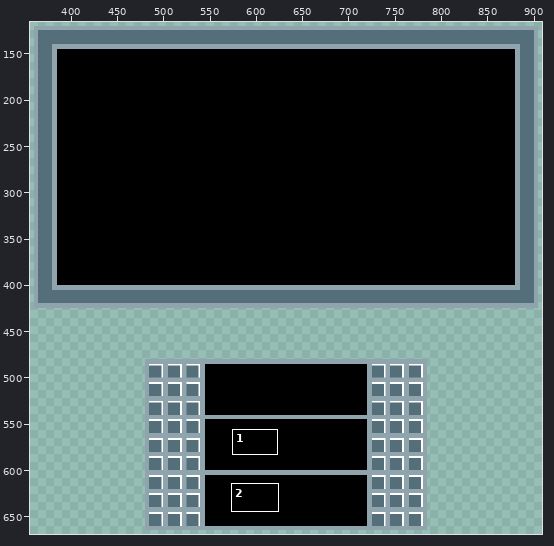
File history of a pixel-art file, Imagen/Menus/Asprite/charselect.aseprite. Above: a wide view before the commit, with the close-up outlined.
Close-up. Earlier state:
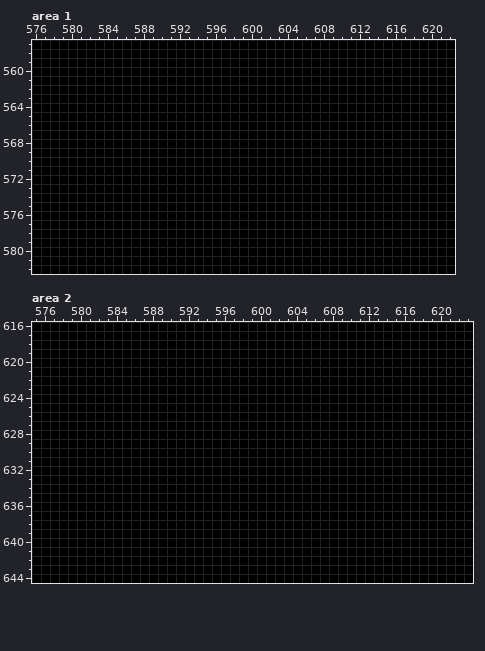
1280x720 pixels, 1 frame. Shown: area 1: x 576..622, y 557..582; area 2: x 575..623, y 616..644. The wide view leaves out empty margins. The commit also changed other parts of the picture, which this record leaves out.
After the commit:
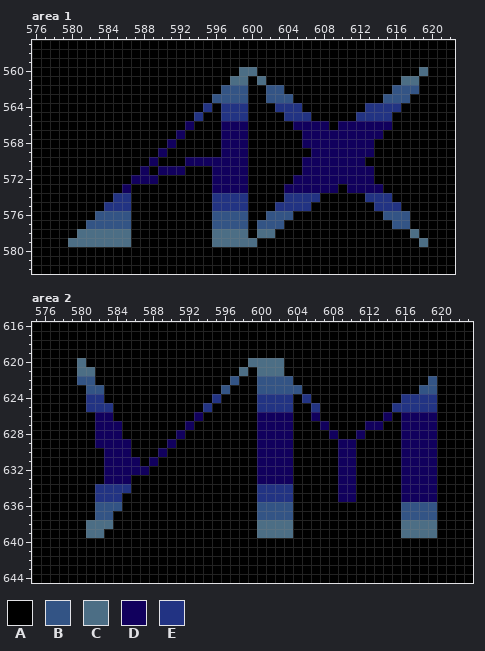
Palette (. is transparent): A #000000  B #335485  C #4c6e85  D #11005d  E #223383
The exact change:
layer "Letras" opacity 52% added
Area 1, layer "Letras":
y 560: x 599..600 AA -> CC; x 619 A -> C
y 561: x 598..599 AA -> CC; x 601 A -> C; x 617..618 AA -> CC
y 562: x 597..599 AAA -> BBB; x 602..603 AA -> BB; x 616..618 AAA -> BBB
y 563: x 596..599 AAAA -> BBBB; x 602..604 AAA -> BBB; x 615..617 AAA -> BBB
y 564: x 595 A -> E; x 597..599 AAA -> EEE; x 603..605 AAA -> EEE; x 613..616 AAAA -> EEEE
y 565: x 594 A -> E; x 597..599 AAA -> EEE; x 604..606 AAA -> EEE; x 612..615 AAAA -> EEEE
y 566: x 593 A -> D; x 597..599 AAA -> DDD; x 605..608 AAAA -> DDDD; x 610..615 AAAAAA -> DDDDDD
y 567: x 592 A -> D; x 597..599 AAA -> DDD; x 606..614 AAAAAAAAA -> DDDDDDDDD
y 568: x 591 A -> D; x 597..599 AAA -> DDD; x 606..613 AAAAAAAA -> DDDDDDDD
y 569: x 590 A -> D; x 597..599 AAA -> DDD; x 607..613 AAAAAAA -> DDDDDDD
y 570: x 589 A -> D; x 593..599 AAAAAAA -> DDDDDDD; x 606..612 AAAAAAA -> DDDDDDD
y 571: x 588 A -> D; x 590..592 AAA -> DDD; x 596..599 AAAA -> DDDD; x 606..613 AAAAAAAA -> DDDDDDDD
y 572: x 587..589 AAA -> DDD; x 596..599 AAAA -> DDDD; x 605..613 AAAAAAAAA -> DDDDDDDDD
y 573: x 586 A -> D; x 596..599 AAAA -> DDDD; x 604..609 AAAAAA -> DDDDDD; x 611..614 AAAA -> DDDD
y 574: x 585..586 AA -> EE; x 596..599 AAAA -> EEEE; x 604..607 AAAA -> EEEE; x 613..615 AAA -> EEE
y 575: x 584..586 AAA -> EEE; x 596..599 AAAA -> EEEE; x 603..606 AAAA -> EEEE; x 614..616 AAA -> EEE
y 576: x 583..586 AAAA -> BBBB; x 596..599 AAAA -> BBBB; x 602..604 AAA -> BBB; x 615..617 AAA -> BBB
y 577: x 582..586 AAAAA -> BBBBB; x 596..599 AAAA -> BBBB; x 601..603 AAA -> BBB; x 616..617 AA -> BB
y 578: x 581..586 AAAAAA -> CCCCCC; x 596..599 AAAA -> CCCC; x 601..602 AA -> CC; x 618 A -> C
y 579: x 580..586 AAAAAAA -> CCCCCCC; x 596..600 AAAAA -> CCCCC; x 619 A -> C
Area 2, layer "Letras":
y 620: x 580 A -> C; x 599..602 AAAA -> CCCC
y 621: x 580..581 AA -> CC; x 598 A -> C; x 600..602 AAA -> CCC
y 622: x 580..581 AA -> BB; x 597 A -> B; x 600..603 AAAA -> BBBB; x 619 A -> B
y 623: x 581..582 AA -> BB; x 596 A -> B; x 600..604 AAAAA -> BBBBB; x 618..619 AA -> BB
y 624: x 581..582 AA -> EE; x 595 A -> E; x 600..603 AAAA -> EEEE; x 605 A -> E; x 616..619 AAAA -> EEEE
y 625: x 581..583 AAA -> EEE; x 594 A -> E; x 600..603 AAAA -> EEEE; x 606 A -> E; x 615..619 AAAAA -> EEEEE
y 626: x 582..583 AA -> DD; x 593 A -> D; x 600..603 AAAA -> DDDD; x 606 A -> D; x 614 A -> D; x 616..619 AAAA -> DDDD
y 627: x 582..584 AAA -> DDD; x 592 A -> D; x 600..603 AAAA -> DDDD; x 607 A -> D; x 612..613 AA -> DD; x 616..619 AAAA -> DDDD
y 628: x 582..584 AAA -> DDD; x 591 A -> D; x 600..603 AAAA -> DDDD; x 608 A -> D; x 611 A -> D; x 616..619 AAAA -> DDDD
y 629: x 582..585 AAAA -> DDDD; x 590 A -> D; x 600..603 AAAA -> DDDD; x 609..610 AA -> DD; x 616..619 AAAA -> DDDD
y 630: x 583..585 AAA -> DDD; x 589 A -> D; x 600..603 AAAA -> DDDD; x 609..610 AA -> DD; x 616..619 AAAA -> DDDD
y 631: x 583..586 AAAA -> DDDD; x 588 A -> D; x 600..603 AAAA -> DDDD; x 609..610 AA -> DD; x 616..619 AAAA -> DDDD
y 632: x 583..587 AAAAA -> DDDDD; x 600..603 AAAA -> DDDD; x 609..610 AA -> DD; x 616..619 AAAA -> DDDD
y 633: x 583..585 AAA -> DDD; x 600..603 AAAA -> DDDD; x 609..610 AA -> DD; x 616..619 AAAA -> DDDD
y 634: x 582..585 AAAA -> EEEE; x 600..603 AAAA -> EEEE; x 609..610 AA -> DD; x 616..619 AAAA -> DDDD
y 635: x 582..584 AAA -> EEE; x 600..603 AAAA -> EEEE; x 609..610 AA -> DD; x 616..619 AAAA -> DDDD
y 636: x 582..584 AAA -> BBB; x 600..603 AAAA -> BBBB; x 616..619 AAAA -> BBBB
y 637: x 582..583 AA -> BB; x 600..603 AAAA -> BBBB; x 616..619 AAAA -> BBBB
y 638: x 581..583 AAA -> CCC; x 600..603 AAAA -> CCCC; x 616..619 AAAA -> CCCC
y 639: x 581..582 AA -> CC; x 600..603 AAAA -> CCCC; x 616..619 AAAA -> CCCC
Where, in picture pixels (left, top, right, bottom), the same in both close-ups:
changed: (68, 67, 428, 247)
changed: (77, 358, 437, 538)
